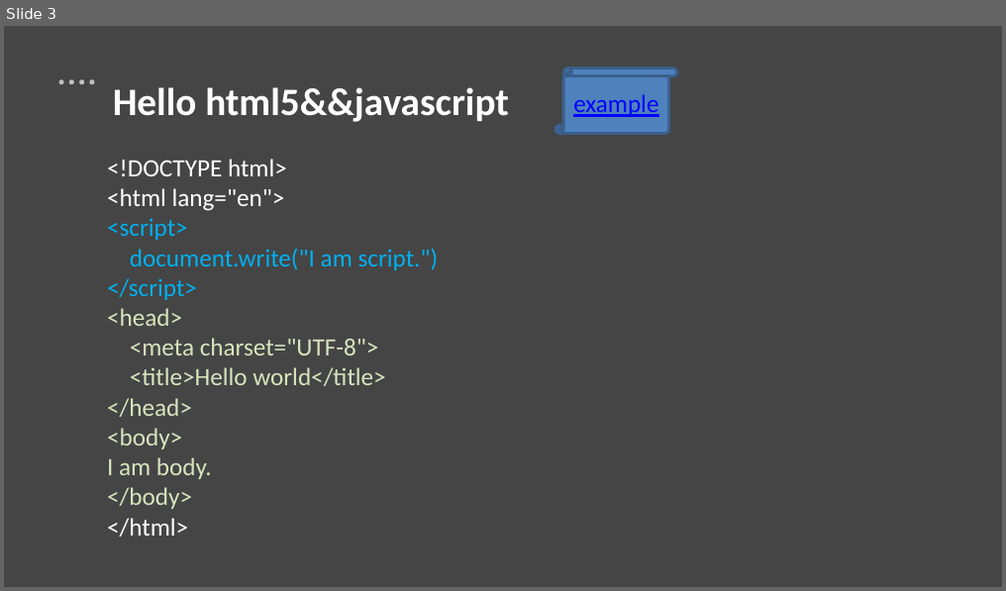
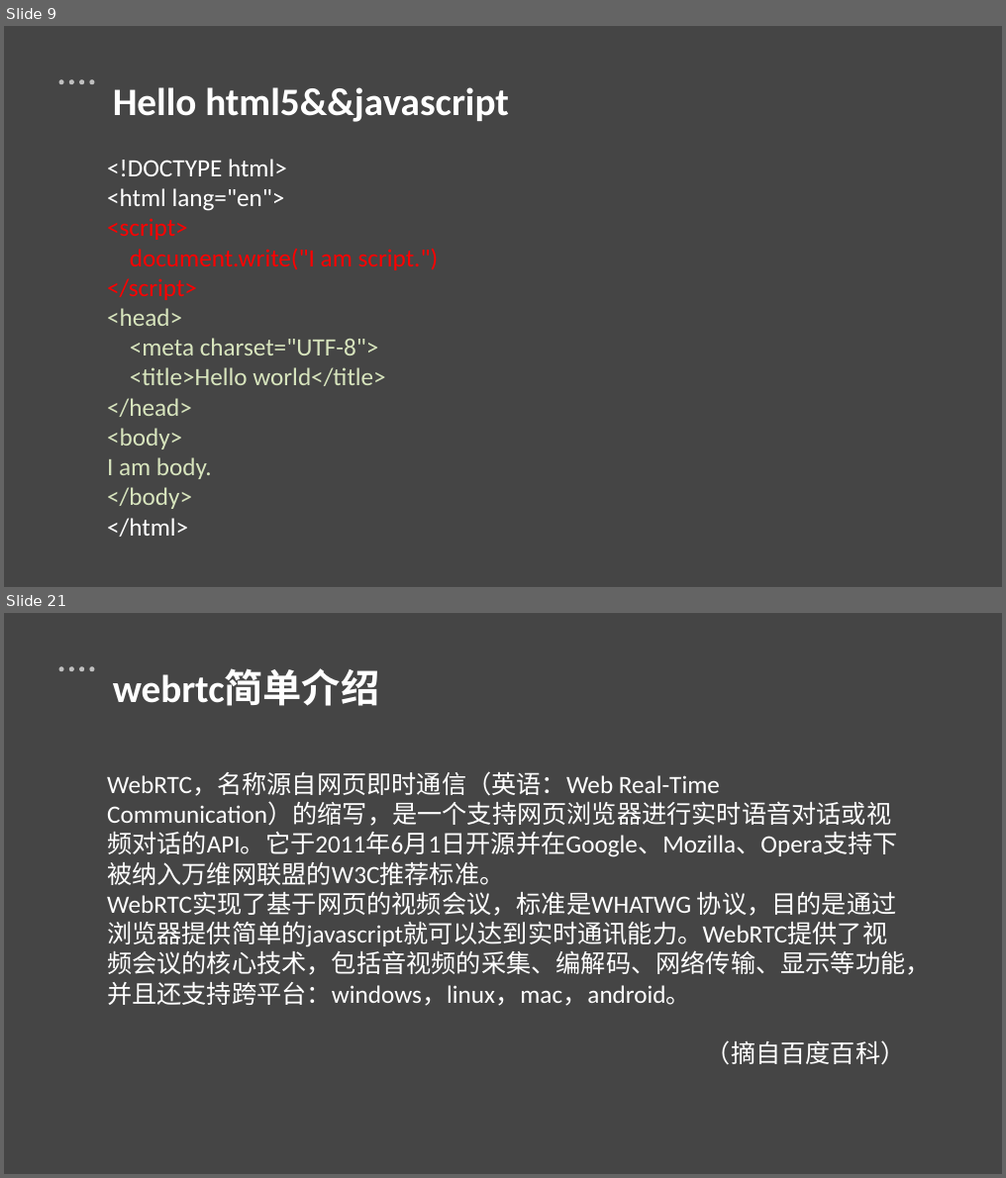
Before and after one commit to gerryhjs/htmljs, a slide deck: html&js课件/html&js.pptx. Shown one above the other, each under a label of ours: slide 3 before the commit, slides 9 and 21 after it; the slides between them are not shown. The pictures are 1006x591 and 1006x1178 pixels, drawn with LibreOffice and Linux fonts; fonts in the diff are those of the drawing. Boxes give left, top, right and bottom in pixels: in the first picture for what was removed or moved away, otherwise in the second. Text is boxed around its words. In the diff, an @@ line names an element or a change of style, - is before the commit and + after.

```diff
--- a/html&js课件/html&js.pptx
+++ b/html&js课件/html&js.pptx
@@ slide 21 added at (x1=4, y1=613, x2=1002, y2=1174), background #D9D9D9 at 56% opacity; not listed: 5 template elements that a slide beside it also shows @@
@@ text added at (x1=113, y1=670, x2=380, y2=706), 28 pt, text #FFFFFF, bold @@
+webrtc简单介绍
@@ text added at (x1=107, y1=773, x2=931, y2=1065), 18 pt, text #FFFFFF @@
+WebRTC，名称源自网页即时通信（英语：Web Real-Time Communication）的缩写，是一个支持网页浏览器进行实时语音对话或视频对话的API。它于2011年6月1日开源并在Google、Mozilla、Opera支持下被纳入万维网联盟的W3C推荐标准。
+WebRTC实现了基于网页的视频会议，标准是WHATWG 协议，目的是通过浏览器提供简单的javascript就可以达到实时通讯能力。WebRTC提供了视频会议的核心技术，包括音视频的采集、编解码、网络传输、显示等功能，并且还支持跨平台：windows，linux，mac，android。
+（摘自百度百科）
@@ what was slide 3 is now slide 9 @@
@@ slide 9 changed as well @@
@@ vertical scroll removed at (x1=555, y1=68, x2=677, y2=133) @@
-example
@@ text at (x1=107, y1=218, x2=439, y2=300): text colour #00B0F0 to #FF0000 in "<script>", "document.write("I am script.")", "</script>" @@
```
Also in this commit, not shown: 4 other slides changed, 18 other slides added, 30 other files.
